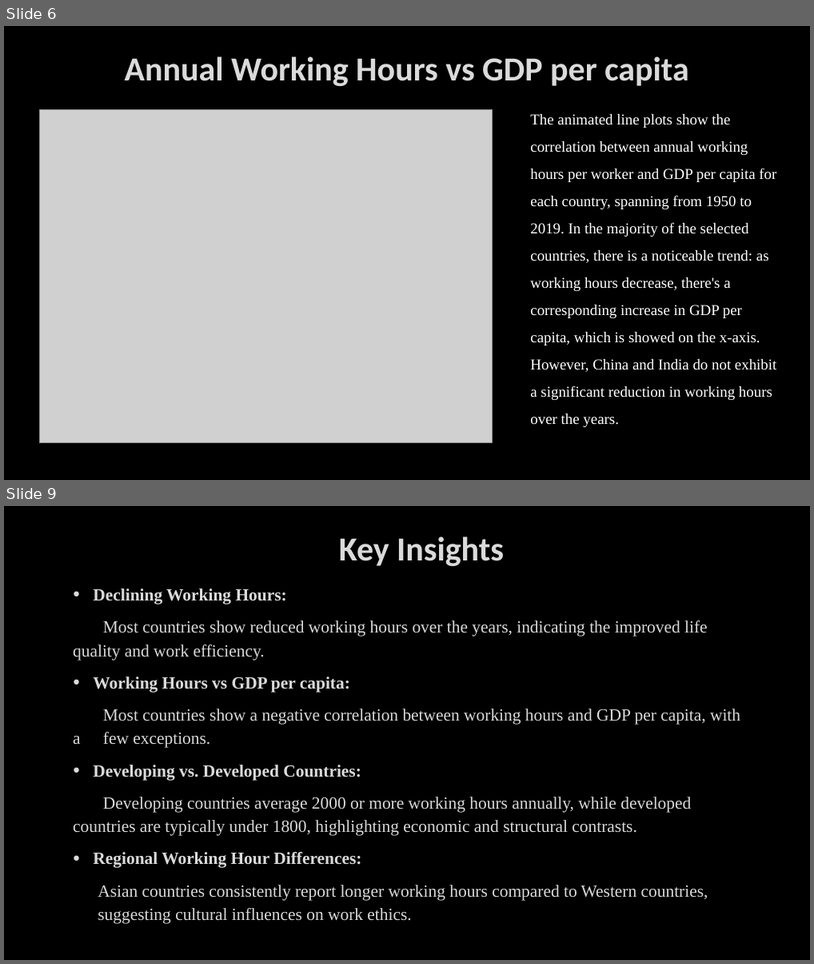
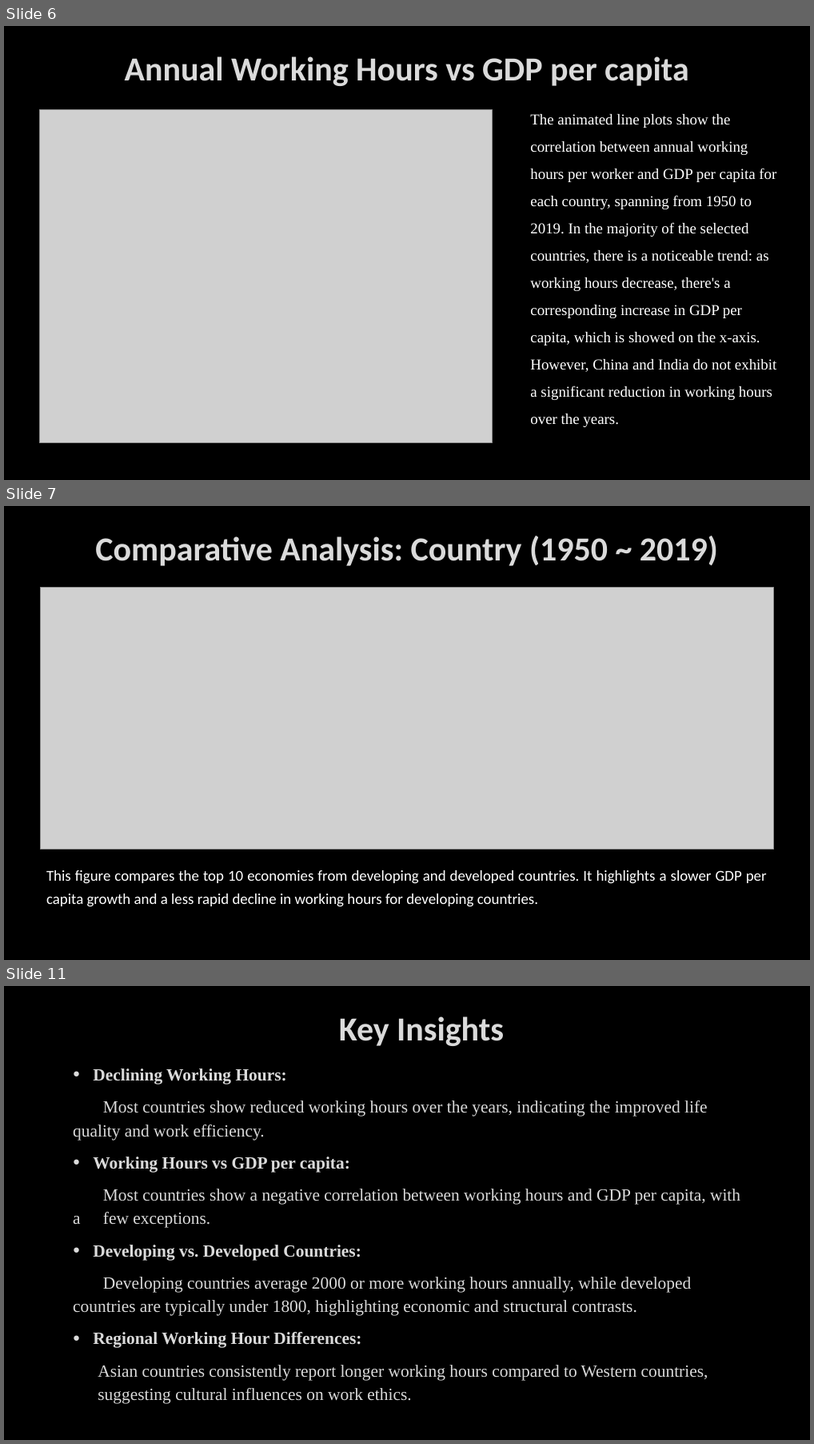
Before and after one commit to VUDataSci/data-presentation-kuangxh9, a slide deck: EDA_presentation.pptx. Shown one above the other, each under a label of ours: slides 6 and 9 before the commit, slides 6, 7 and 11 after it; the slides between them are not shown. The pictures are 814x964 and 814x1444 pixels, drawn with LibreOffice and Linux fonts; fonts in the diff are those of the drawing; grey boxes stand for pictures; background and template pictures are left out. Boxes give left, top, right and bottom in pixels: in the first picture for what was removed or moved away, otherwise in the second. Text is boxed around its words. In the diff, an @@ line names an element or a change of style, - is before the commit and + after.

```diff
--- a/EDA_presentation.pptx
+++ b/EDA_presentation.pptx
@@ slide 7 added at <box>4,506,810,960</box>, background picture (left out) @@
@@ title added at <box>95,536,718,566</box>, 40 pt, text #DADADA, bold @@
+Comparative Analysis: Country (1950 ~ 2019)
@@ picture added at <box>40,587,774,849</box> @@
@@ text added at <box>46,870,767,907</box>, 18 pt, text #FFFFFF @@
+This figure compares the top 10 economies from developing and developed countries. It highlights a slower GDP per capita growth and a less rapid decline in working hours for developing countries.
@@ what was slide 9 is now slide 11 @@
```
Also in this commit, not shown: 5 slides changed, 1 other slide added, 6 other files.
